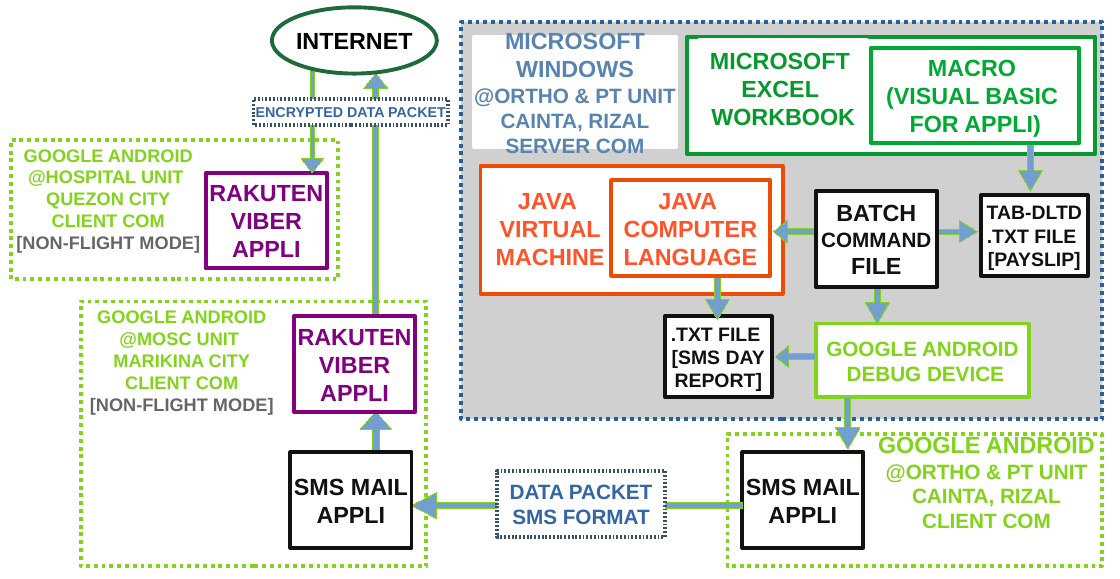
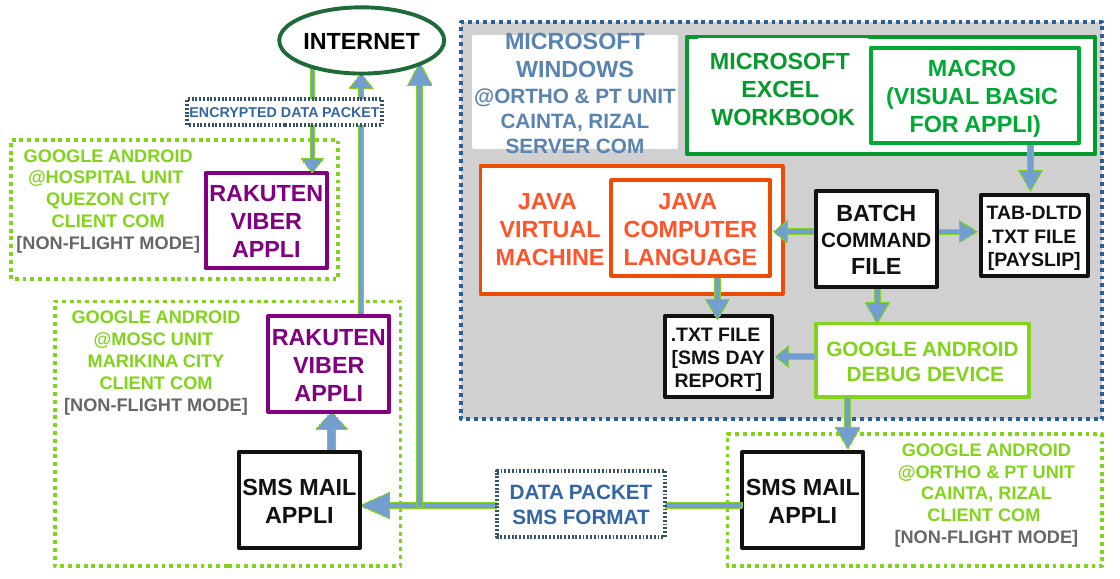
Before and after one commit to usbong/templates, a slide deck: slide 4 of Usbong/KMS/usbongMoscSLHCCSampleTechSchematics.odp. Drawn at 1120x579 pixels with LibreOffice and Linux fonts; fonts in the diff are those of the drawing; grey boxes stand for pictures. Boxes give left, top, right and bottom in pixels: in the first picture for what was removed or moved away, otherwise in the second. Text is boxed around its words. In the diff, an @@ line names an element or a change of style, - is before the commit and + after.

```diff
--- a/Usbong/KMS/usbongMoscSLHCCSampleTechSchematics.odp
+++ b/Usbong/KMS/usbongMoscSLHCCSampleTechSchematics.odp
@@ ellipse "INTERNET": place and size @@
-ellipse "INTERNET" at [272, 7, 437, 74]
+ellipse "INTERNET" at [279, 7, 444, 74]
@@ up arrow: place and size @@
-up arrow at [364, 74, 388, 320]
+up arrow at [349, 74, 373, 320]
@@ up arrow added at [408, 63, 432, 507], fill #729FCF, outline #81D41A 0 pt dashed @@
@@ rectangle "ENCRYPTED DATA PACKET": place and size @@
-rectangle "ENCRYPTED DATA PACKET" at [254, 99, 449, 125]
+rectangle "ENCRYPTED DATA PACKET" at [188, 99, 383, 125]
@@ 3 rectangles: place and size @@
-3 rectangles at [81, 301, 427, 566]
+3 rectangles at [55, 301, 400, 566]
@@ up arrow: place and size @@
-up arrow at [360, 412, 392, 470]
+up arrow at [316, 412, 348, 470]
@@ rectangle "GOOGLE ANDROID": place and size @@
-rectangle "GOOGLE ANDROID" at [886, 434, 1088, 529]
+rectangle "GOOGLE ANDROID" at [886, 444, 1088, 539]
@@ text in rectangle at [898, 443, 1075, 521]: size 18 to 14 pt in "GOOGLE ANDROID"; size 16 to 14 pt in "@ORTHO & PT UNIT", "CAINTA, RIZAL", "CLIENT COM" @@
@@ rectangle "SMS MAIL": place and size @@
-rectangle "SMS MAIL" at [290, 452, 412, 547]
+rectangle "SMS MAIL" at [239, 452, 360, 547]
@@ right arrow: place and size @@
-right arrow at [412, 493, 742, 519]
+right arrow at [360, 493, 742, 519]
@@ right arrow at [360, 493, 742, 519]: proportions changed @@
@@ text in rectangle at [895, 530, 1079, 547]: paragraph added @@
+[NON-FLIGHT MODE]
```
Also in this commit, not shown: 1 slide added.
